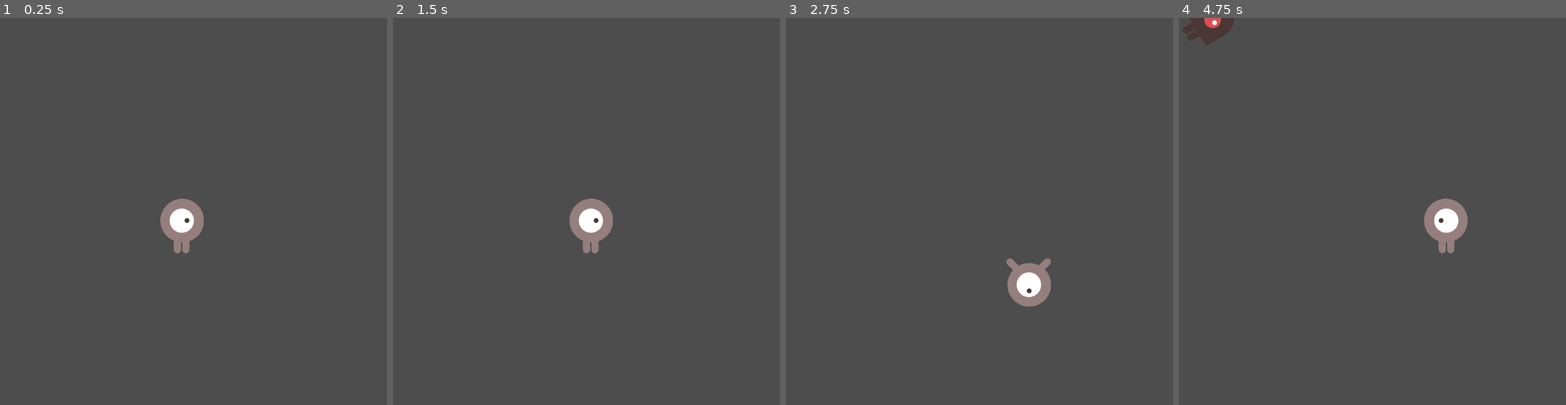
Above: before the commit, frames 1-4 (left to right).
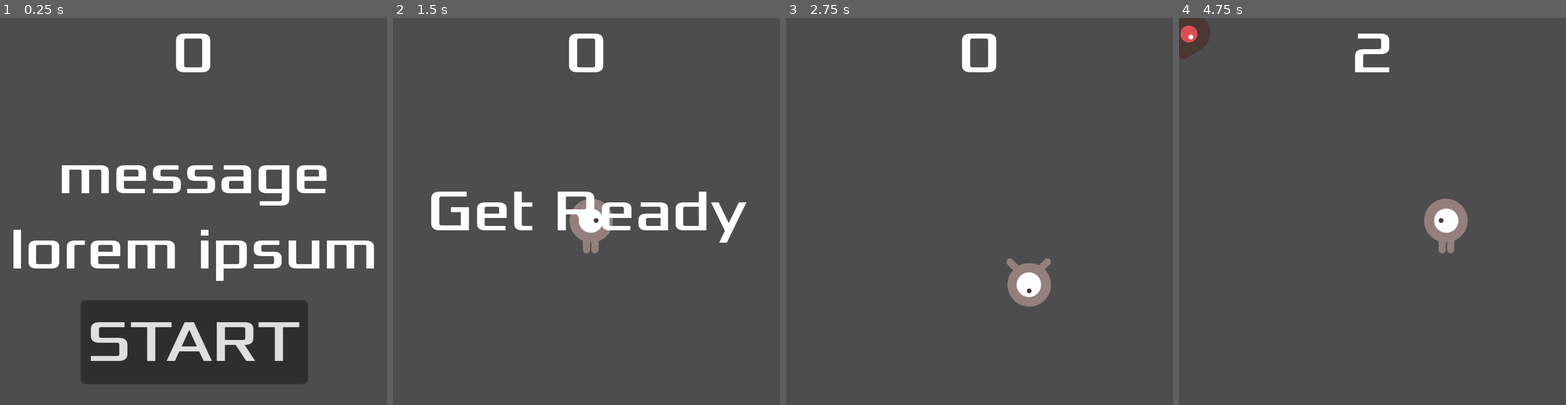
Above: after the commit, the same moments.

Repository: Lispless/lots-of-slots
Game: Godot game, scene res://scenes/main.tscn
Two runs of this game, one before a commit and one after it. Both use one fixed random seed, a clock stepped at 60 frames per second and the inputs below.
Inputs (mouse positions are in pixels of both pictures, inside the frame that each line leads up to):
- Up to frame 1 (0.25 s): no input
- Up to frame 2 (1.5 s): click (586, 343) at 0.5 s, where only the run after the commit has a clickable "START"; tap Enter at 1.25 s; hold D (move_right) from 1.28 s (still down)
- Up to frame 3 (2.75 s): release D (move_right) at 2.03 s; hold S (move_down) from 2.03 s (still down)
- Up to frame 4 (4.75 s): release S (move_down) at 2.78 s; hold D (move_right) 2.78-3.53 s; hold W (move_up) 3.53-4.28 s; hold A (move_left) from 4.28 s (still down)

The runs differ from the first frame. In frame 1, 20% of the frame differs, in the area x 3-97%, y 4-95%; in frame 2, 3.7%; in frame 3, 0.5%; in frame 4, 1.3%.

Commit message:
Added HUD and HUD logic.

Diff:
--- /dev/null
+++ b/scenes/hud.gd
@@ -0,0 +1,41 @@
+extends CanvasLayer
+
+# Notifies 'Main' node that the button has been pressed
+signal start_game
+
+func show_message(text):
+	$Message.text = text
+	$Message.show()
+	$MessageTimer.start()
+
+
+# Called when the node enters the scene tree for the first time.
+func _ready():
+	pass # Replace with function body.
+
+
+# Called every frame. 'delta' is the elapsed time since the previous frame.
+func _process(delta):
+	pass
+
+func show_game_over():
+	show_message("Game Over")
+	await $MessageTimer.timeout
+
+	$Message.text = "Dodge the Creeps"
+	$Message.show()
+	await get_tree().create_timer(1.0).timeout
+	$StartButton.show()
+
+func update_score(score):
+	$ScoreLabel.text = str(score)
+
+
+
+func _on_start_button_pressed():
+	$StartButton.hide()
+	start_game.emit()
+
+
+func _on_message_timer_timeout():
+	$Message.hide()
--- /dev/null
+++ b/scenes/hud.tscn
@@ -0,0 +1,63 @@
+[gd_scene load_steps=3 format=3 uid="uid://cph3m846kbeo8"]
+
+[ext_resource type="FontFile" uid="uid://6kemec36lyo1" path="res://fonts/Xolonium-Regular.ttf" id="1_cs0ak"]
+[ext_resource type="Script" path="res://scenes/hud.gd" id="1_hmr55"]
+
+[node name="HUD" type="CanvasLayer"]
+script = ExtResource("1_hmr55")
+
+[node name="ScoreLabel" type="Label" parent="."]
+anchors_preset = 5
+anchor_left = 0.5
+anchor_right = 0.5
+offset_left = -52.0
+offset_right = 52.0
+offset_bottom = 44.0
+grow_horizontal = 2
+theme_override_fonts/font = ExtResource("1_cs0ak")
+theme_override_font_sizes/font_size = 36
+text = "0"
+horizontal_alignment = 1
+
+[node name="Message" type="Label" parent="."]
+anchors_preset = 8
+anchor_left = 0.5
+anchor_top = 0.5
+anchor_right = 0.5
+anchor_bottom = 0.5
+offset_left = -114.5
+offset_top = -45.5
+offset_right = 114.5
+offset_bottom = 45.5
+grow_horizontal = 2
+grow_vertical = 2
+theme_override_fonts/font = ExtResource("1_cs0ak")
+theme_override_font_sizes/font_size = 36
+text = "message
+lorem ipsum"
+horizontal_alignment = 1
+vertical_alignment = 1
+autowrap_mode = 2
+
+[node name="StartButton" type="Button" parent="."]
+anchors_preset = 7
+anchor_left = 0.5
+anchor_top = 1.0
+anchor_right = 0.5
+anchor_bottom = 1.0
+offset_left = -70.5
+offset_top = -65.0
+offset_right = 70.5
+offset_bottom = -13.0
+grow_horizontal = 2
+grow_vertical = 0
+theme_override_fonts/font = ExtResource("1_cs0ak")
+theme_override_font_sizes/font_size = 36
+text = "START"
+
+[node name="MessageTimer" type="Timer" parent="."]
+wait_time = 2.0
+one_shot = true
+
+[connection signal="pressed" from="StartButton" to="." method="_on_start_button_pressed"]
+[connection signal="timeout" from="MessageTimer" to="." method="_on_message_timer_timeout"]
--- a/scenes/main.gd
+++ b/scenes/main.gd
@@ -7,7 +7,7 @@
 
 # Called when the node enters the scene tree for the first time.
 func _ready():
-	new_game()
+	pass
 
 
 # Called every frame. 'delta' is the elapsed time since the previous frame.
@@ -18,16 +18,20 @@
 func game_over():
 	$ScoreTimer.stop()
 	$MobTimer.stop()
+	$HUD.show_game_over()
 
 
 func new_game():
 	score = 0
 	$Player.start($StartPosition.position)
 	$StartTimer.start()
+	$HUD.update_score(score)
+	$HUD.show_message("Get Ready")
 
 
 func _on_score_timer_timeout():
 	score += 1
+	$HUD.update_score(score)
 
 
 func _on_start_timer_timeout():
--- a/scenes/main.tscn
+++ b/scenes/main.tscn
@@ -1,8 +1,9 @@
-[gd_scene load_steps=5 format=3 uid="uid://beck7p8qht1mi"]
+[gd_scene load_steps=6 format=3 uid="uid://beck7p8qht1mi"]
 
 [ext_resource type="PackedScene" uid="uid://c7xwwktirppgs" path="res://scenes/player.tscn" id="1_davjo"]
 [ext_resource type="Script" path="res://scenes/main.gd" id="1_lokcu"]
 [ext_resource type="PackedScene" uid="uid://dl6nyg0qwfqbk" path="res://scenes/mob.tscn" id="2_r4o15"]
+[ext_resource type="PackedScene" uid="uid://cph3m846kbeo8" path="res://scenes/hud.tscn" id="4_umooc"]
 
 [sub_resource type="Curve2D" id="Curve2D_g3bft"]
 _data = {
@@ -33,7 +34,10 @@
 
 [node name="MobSpawnLocation" type="PathFollow2D" parent="MobPath"]
 
+[node name="HUD" parent="." instance=ExtResource("4_umooc")]
+
 [connection signal="hit" from="Player" to="." method="game_over"]
 [connection signal="timeout" from="MobTimer" to="." method="_on_mob_timer_timeout"]
 [connection signal="timeout" from="ScoreTimer" to="." method="_on_score_timer_timeout"]
 [connection signal="timeout" from="StartTimer" to="." method="_on_start_timer_timeout"]
+[connection signal="start_game" from="HUD" to="." method="new_game"]
